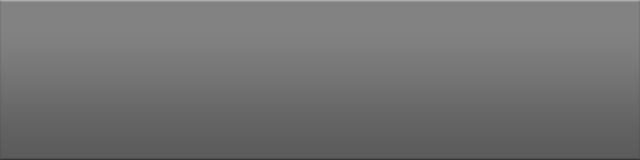
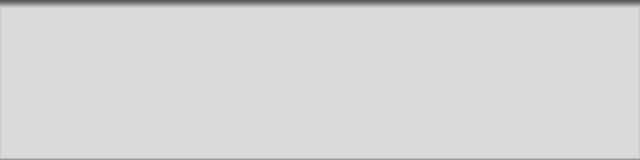
Layers edited between the first and the second 640px x 160px image:
added layer "Shadow" above "Next" over (0, 0, 640, 8)
renamed "Pending" to "Next", showed it over (0, 0, 640, 160)
hid "Completed" over (0, 0, 640, 160)
